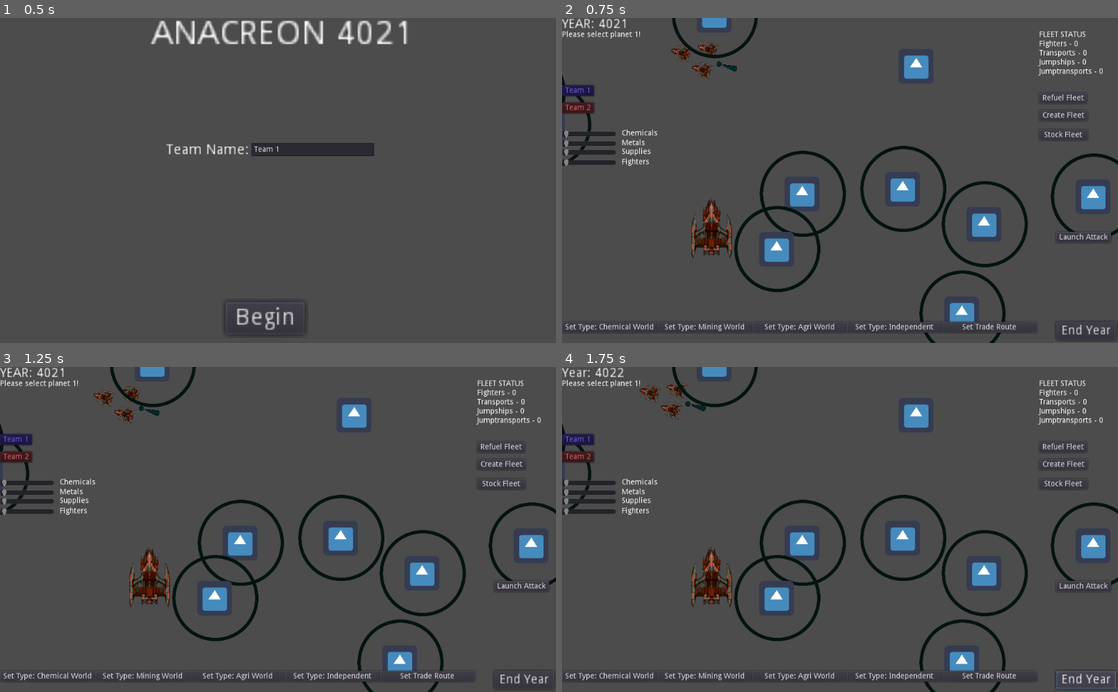
Above: before the commit, frames 1-4 (two rows, left to right).
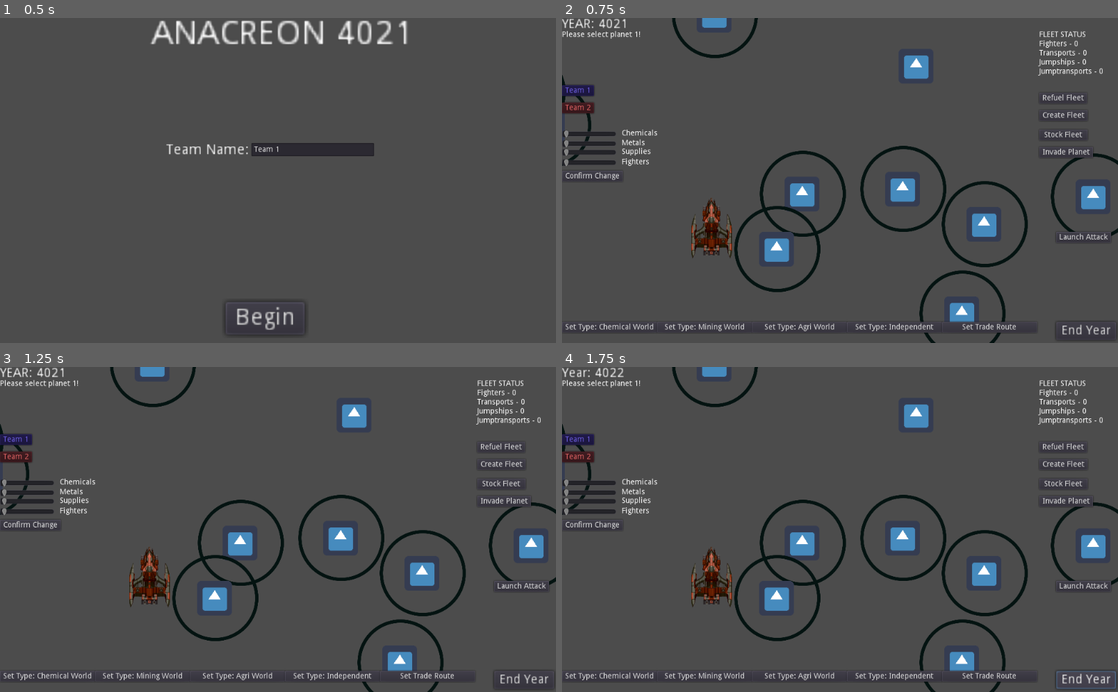
Above: after the commit, the same moments.

Repository: Nore5515/Anacreon4022
Game: Godot game, scene res://MainMenu.tscn
Same seed, same stepped clock (60 frames per second), same inputs: the game is played once before the commit and once after it. The engine's default icon, where the game draws it, is replaced by a stand-in: a white triangle on a blue panel in a dark square.
Inputs:
- Up to frame 1 (0.5 s): no input
- Up to frame 2 (0.75 s): click "Begin" at 0.5 s
- Up to frame 3 (1.25 s): no input
- Up to frame 4 (1.75 s): click "End Year" at 1.25 s

Frame 1 is identical in both runs. In frame 2, 0.5% of the frame differs, in the area x 0-96%, y 7-50%; in frame 3, 0.5%; in frame 4, 0.5%.

Commit message:
hostile fleets, conquests

Diff:
--- a/Adjustments.gd
+++ b/Adjustments.gd
@@ -3,6 +3,7 @@
 
 var currentPlanet
 export (bool) var displayOnly = false
+
 
 # Called when the node enters the scene tree for the first time.
 func _ready():
@@ -26,50 +27,61 @@
 
 func updateDetails():
 	if currentPlanet != null:
-		$ChemSlider/ChemLabel.text = "Chemicals: " + String(currentPlanet.chemPer)
-		$MetSlider/MetLabel.text = "Metals: " + String(currentPlanet.metPer)
-		$SupSlider/SupLabel.text = "Supplies: " + String(currentPlanet.supPer)
-		$FigSlider/FigLabel.text = "Fighters: " + String(currentPlanet.fightersPer)
-		$ChemSlider.value = currentPlanet.chemPer * 100
-		$MetSlider.value = currentPlanet.metPer * 100
-		$SupSlider.value = currentPlanet.supPer * 100
-		$FigSlider.value = currentPlanet.fightersPer * 100
+		$ChemSlider/ChemLabel.text = "Chemicals: " + String($ChemSlider.value/100)
+		$MetSlider/MetLabel.text = "Metals: " + String($MetSlider.value/100)
+		$SupSlider/SupLabel.text = "Supplies: " + String($SupSlider.value/100)
+		$FigSlider/FigLabel.text = "Fighters: " + String($FigSlider.value/100)
+		#$ChemSlider.value = currentPlanet.chemPer * 100
+		#$MetSlider.value = currentPlanet.metPer * 100
+		#$SupSlider.value = currentPlanet.supPer * 100
+		#$FigSlider.value = currentPlanet.fightersPer * 100
+
+func balanceValues():
+	pass
 
 func _on_ChemSlider_value_changed(value):
 	if currentPlanet != null && !displayOnly:
-		currentPlanet.chemPer = $ChemSlider.value/100
+		#currentPlanet.chemPer = $ChemSlider.value/100
 		var remainder = ($ChemSlider.value + $MetSlider.value + $SupSlider.value+$FigSlider.value)-100
 		$MetSlider.value -= remainder * 0.5
 		$SupSlider.value -= remainder * 0.5
 		if ($ChemSlider.value + $MetSlider.value + $SupSlider.value+$FigSlider.value) > 100:
 			$ChemSlider.value = 100 - ($MetSlider.value + $SupSlider.value + $FigSlider.value)
-		updatePlanet($ChemSlider.value/100, $MetSlider.value/100, $SupSlider.value/100, $FigSlider.value/100)
+		updateDetails()
+		#updatePlanet($ChemSlider.value/100, $MetSlider.value/100, $SupSlider.value/100, $FigSlider.value/100)
 
 func _on_MetSlider_value_changed(value):
 	if currentPlanet != null && !displayOnly:
-		currentPlanet.metPer = $MetSlider.value/100
+		#currentPlanet.metPer = $MetSlider.value/100
 		var remainder = ($ChemSlider.value + $MetSlider.value + $SupSlider.value +$FigSlider.value)-100
 		$ChemSlider.value -= remainder * 0.5
 		$SupSlider.value -= remainder * 0.5
 		if ($ChemSlider.value + $MetSlider.value + $SupSlider.value+$FigSlider.value) > 100:
 			$MetSlider.value = 100 - ($ChemSlider.value + $SupSlider.value + $FigSlider.value)
-		updatePlanet($ChemSlider.value/100, $MetSlider.value/100, $SupSlider.value/100, $FigSlider.value/100)
+		updateDetails()
+		#updatePlanet($ChemSlider.value/100, $MetSlider.value/100, $SupSlider.value/100, $FigSlider.value/100)
 
 func _on_SupSlider_value_changed(value):
 	if currentPlanet != null && !displayOnly:
-		currentPlanet.supPer = $SupSlider.value/100
+		#currentPlanet.supPer = $SupSlider.value/100
 		var remainder = ($ChemSlider.value + $MetSlider.value + $SupSlider.value+$FigSlider.value)-100
 		$ChemSlider.value -= remainder * 0.5
 		$MetSlider.value -= remainder * 0.5
 		if ($ChemSlider.value + $MetSlider.value + $SupSlider.value+$FigSlider.value) > 100:
 			$SupSlider.value = 100 - ($MetSlider.value + $ChemSlider.value + $FigSlider.value)
-		updatePlanet($ChemSlider.value/100, $MetSlider.value/100, $SupSlider.value/100, $FigSlider.value/100)
+		updateDetails()
+		#updatePlanet($ChemSlider.value/100, $MetSlider.value/100, $SupSlider.value/100, $FigSlider.value/100)
 
 func _on_FigSlider_value_changed(value):
 	if currentPlanet != null && !displayOnly:
-		currentPlanet.fightersPer = $FigSlider.value/100
+		#currentPlanet.fightersPer = $FigSlider.value/100
 		var remainder = ($ChemSlider.value + $MetSlider.value + $SupSlider.value+$FigSlider.value)-100
 		$ChemSlider.value -= remainder * 0.5
 		$MetSlider.value -= remainder * 0.5
 		$SupSlider.value -= remainder * 0.5
-		updatePlanet($ChemSlider.value/100, $MetSlider.value/100, $SupSlider.value/100, $FigSlider.value/100)
+		updateDetails()
+		#updatePlanet($ChemSlider.value/100, $MetSlider.value/100, $SupSlider.value/100, $FigSlider.value/100)
+
+
+func _on_ConfirmChange_pressed():
+	updatePlanet($ChemSlider.value/100, $MetSlider.value/100, $SupSlider.value/100, $FigSlider.value/100)
--- a/Fleet.gd
+++ b/Fleet.gd
@@ -10,12 +10,21 @@
 var fuel = 100.0
 var fighters = 0
 
+var team = ""
+var teamColor
+
+func assignTeam(teamName, color):
+	team = teamName
+	teamColor = color
+	modulate = teamColor
+
 func select():
 	selected = true
 	$icon.visible = true
 	updateStatus()
 	get_parent().get_node("CanvasLayer/RefuelFleet").visible = true
 	get_parent().get_node("CanvasLayer/StockFleet").visible = true
+	get_parent().get_node("CanvasLayer/InvadeFleet").visible = true
 
 func deselect():
 	selected = false
@@ -23,9 +32,10 @@
 	get_parent().get_node("CanvasLayer/FleetStatus").text = ""
 	get_parent().get_node("CanvasLayer/RefuelFleet").visible = false
 	get_parent().get_node("CanvasLayer/StockFleet").visible = false
+	get_parent().get_node("CanvasLayer/InvadeFleet").visible = false
 
 func updateStatus():
-	print (fighters)
+	#print (fighters)
 	var thing = "FLEET STATUS\n" \
 		+ "Fighters - " + String(fighters) + "\n"\
 		+ "Transports - 0\n"\
@@ -42,18 +52,41 @@
 	rotate(PI*0.5)
 	fuel -= 0.5 * delta
 
+	if team != get_node("/root/Global").playerTeam:
+		print ("AI ACTION!", position)
+		aiAct()
+
 	if selected:
 		updateStatus()
 
 		if (getNearestPlanet().get_global_rect().position - (self.position + Vector2(50, 25))).length() <= 80:
+			if ($inRange.visible == false):
+				get_parent().get_node("CanvasLayer/Hub").fleetPlanet = getNearestPlanet()
 			$inRange.visible = true
 			get_parent().get_node("CanvasLayer/RefuelFleet").disabled = false
 			get_parent().get_node("CanvasLayer/StockFleet").disabled = false
+			get_parent().get_node("CanvasLayer/InvadeFleet").disabled = false
 		else:
 			$inRange.visible = false
 			get_parent().get_node("CanvasLayer/RefuelFleet").disabled = true
 			get_parent().get_node("CanvasLayer/StockFleet").disabled = true
+			get_parent().get_node("CanvasLayer/InvadeFleet").disabled = true
 
+
+func aiAct():
+	if destIcon == null:
+		print ("Creating new dest!")
+		if getNearestUnalignedPlanet() == null:
+			pass
+		else:
+			var instance = Sprite.new()
+			instance.modulate = modulate
+			instance.texture = load("res://Imports/icon.png")
+			instance.scale = Vector2(0.023, 0.023)
+			get_parent().call_deferred("add_child", instance)
+			instance.position = getNearestUnalignedPlanet().rect_position
+			destIcon = instance
+			destination = instance.position
 
 func getNearestPlanet():
 	var nearest
@@ -67,10 +100,26 @@
 	return nearest
 
 
+func getNearestUnalignedPlanet():
+	var nearest
+	for planet in get_tree().get_nodes_in_group("planet"):
+		if planet.team == get_node("/root/Global").playerTeam || planet.team == get_node("/root/Global").aiTeam:
+			pass
+		else:
+			if nearest == null:
+				nearest = planet
+			else:
+				if (self.position-planet.get_global_rect().position).length() < (self.position - nearest.get_global_rect().position).length():
+					nearest = planet
+
+	return nearest
+
+
 func _input(event):
 	if event.is_action_pressed("mouseClick"):
 		if mouseOver:
-			select()
+			if team == get_node("/root/Global").playerTeam:
+				select()
 		else:
 			if selected:
 				if destIcon == null:
--- a/Fleet.tscn
+++ b/Fleet.tscn
@@ -4,7 +4,9 @@
 [ext_resource path="res://Imports/ship.png" type="Texture" id=2]
 [ext_resource path="res://Fleet.gd" type="Script" id=3]
 
-[node name="Fleet" type="Node2D"]
+[node name="Fleet" type="Node2D" groups=[
+"fleet",
+]]
 position = Vector2( 256.688, 75.7555 )
 script = ExtResource( 3 )
 
--- a/Global.gd
+++ b/Global.gd
@@ -1,6 +1,12 @@
 extends Node
 
 var playerTeam = ""
+var playerColor = Color.blue
+
+var aiTeam = "Team 2"
+var aiColor = Color.red
+
+#global = get_node("/root/Global")
 
 # Called when the node enters the scene tree for the first time.
 func _ready():
--- a/Hub.gd
+++ b/Hub.gd
@@ -10,6 +10,8 @@
 
 var trading = false
 var attacking = false
+
+var fleetPlanet
 
 func setPlanet(Button):
 
@@ -101,6 +103,7 @@
 	if selectedWorld != null && selectedWorld.fighters > 0:
 		var fleetType = load("res://Fleet.tscn")
 		var instance = fleetType.instance()
+		instance.assignTeam(get_node("/root/Global").playerTeam, get_node("/root/Global").playerColor)
 		get_parent().get_parent().call_deferred("add_child", instance)
 		instance.position.x = selectedWorld.rect_position.x
 		instance.position.y = selectedWorld.rect_position.y
@@ -117,3 +120,14 @@
 				child.fighters += selectedWorld.fighters
 				selectedWorld.fighters = 0
 				selectedWorld.updateDetails()
+
+
+func _on_InvadeFleet_pressed():
+	print ("Invade!")
+	for child in get_tree().get_nodes_in_group("fleet"):
+		print ("children?")
+		if child.selected:
+			print ("planet?")
+			if fleetPlanet != null:
+				print ("here we go!")
+				fleetPlanet.setTeam(get_node("/root/Global").playerTeam, get_node("/root/Global").playerColor)
--- a/Main.tscn
+++ b/Main.tscn
@@ -13,7 +13,6 @@
 [ext_resource path="res://TeamButton.gd" type="Script" id=11]
 [ext_resource path="res://Imports/ship.png" type="Texture" id=12]
 [ext_resource path="res://TradeArtManager.gd" type="Script" id=13]
-[ext_resource path="res://Fleet.gd" type="Script" id=14]
 [ext_resource path="res://Adjustments.gd" type="Script" id=15]
 
 [node name="Main" type="Node2D"]
@@ -351,6 +350,16 @@
 "_edit_use_anchors_": false
 }
 
+[node name="InvadeFleet" type="Button" parent="CanvasLayer"]
+margin_left = 878.877
+margin_top = 238.15
+margin_right = 967.877
+margin_bottom = 258.15
+text = "Invade Planet"
+__meta__ = {
+"_edit_use_anchors_": false
+}
+
 [node name="LaunchAttack" type="Button" parent="CanvasLayer"]
 margin_left = 910.236
 margin_top = 395.201
@@ -393,7 +402,6 @@
 __meta__ = {
 "_edit_use_anchors_": false
 }
-displayOnly = true
 
 [node name="ChemSlider" type="HSlider" parent="CanvasLayer/Adjustments"]
 margin_right = 100.0
@@ -459,6 +467,15 @@
 "_edit_use_anchors_": false
 }
 
+[node name="ConfirmChange" type="Button" parent="CanvasLayer/Adjustments"]
+margin_top = 75.8176
+margin_right = 12.0
+margin_bottom = 95.8176
+text = "Confirm Change"
+__meta__ = {
+"_edit_use_anchors_": false
+}
+
 [node name="Timer" type="Timer" parent="."]
 wait_time = 15000.0
 autostart = true
@@ -478,45 +495,6 @@
 position = Vector2( 274.205, 387.79 )
 scale = Vector2( 0.434346, 0.434346 )
 texture = ExtResource( 12 )
-
-[node name="Fleet" type="Node2D" parent="." groups=[
-"fleet",
-]]
-position = Vector2( 256.688, 75.7555 )
-script = ExtResource( 14 )
-
-[node name="ship" type="Sprite" parent="Fleet"]
-position = Vector2( 0, -29.9287 )
-scale = Vector2( 0.152303, 0.152303 )
-texture = ExtResource( 12 )
-
-[node name="ship2" type="Sprite" parent="Fleet"]
-position = Vector2( -18.972, 15.7605 )
-scale = Vector2( 0.152303, 0.152303 )
-texture = ExtResource( 12 )
-
-[node name="ship3" type="Sprite" parent="Fleet"]
-position = Vector2( 20.2925, 15.3204 )
-scale = Vector2( 0.152303, 0.152303 )
-texture = ExtResource( 12 )
-
-[node name="Area2D" type="Area2D" parent="Fleet"]
-
-[node name="CollisionPolygon2D" type="CollisionPolygon2D" parent="Fleet/Area2D"]
-polygon = PoolVector2Array( -39.6828, 26.2526, -9.49446, -50.0127, 11.5579, -50.4099, 36.1853, 11.9529, 38.5685, 36.183, -34.1218, 36.5802 )
-
-[node name="icon" type="Sprite" parent="Fleet"]
-visible = false
-position = Vector2( 0, -75.7554 )
-scale = Vector2( 0.0228264, 0.0228264 )
-texture = ExtResource( 10 )
-
-[node name="inRange" type="Sprite" parent="Fleet"]
-modulate = Color( 0, 0.486275, 1, 1 )
-position = Vector2( 0, 58.4714 )
-rotation = -3.14159
-scale = Vector2( 0.0228264, 0.0228264 )
-texture = ExtResource( 10 )
 [connection signal="pressed" from="Planet2" to="Planet2" method="_on_Planet_pressed"]
 [connection signal="pressed" from="CanvasLayer/EndYear" to="CanvasLayer/EndYear" method="_on_EndYear_pressed"]
 [connection signal="pressed" from="CanvasLayer/SetChem" to="CanvasLayer/Hub" method="_on_SetChem_pressed"]
@@ -533,11 +511,11 @@
 [connection signal="pressed" from="CanvasLayer/RefuelFleet" to="CanvasLayer/Hub" method="_on_RefuelFleet_pressed"]
 [connection signal="pressed" from="CanvasLayer/CreateFleet" to="CanvasLayer/Hub" method="_on_CreateFleet_pressed"]
 [connection signal="pressed" from="CanvasLayer/StockFleet" to="CanvasLayer/Hub" method="_on_StockFleet_pressed"]
+[connection signal="pressed" from="CanvasLayer/InvadeFleet" to="CanvasLayer/Hub" method="_on_InvadeFleet_pressed"]
 [connection signal="pressed" from="CanvasLayer/LaunchAttack" to="CanvasLayer/Hub" method="_on_LaunchAttack_pressed"]
 [connection signal="value_changed" from="CanvasLayer/Adjustments/ChemSlider" to="CanvasLayer/Adjustments" method="_on_ChemSlider_value_changed"]
 [connection signal="value_changed" from="CanvasLayer/Adjustments/MetSlider" to="CanvasLayer/Adjustments" method="_on_MetSlider_value_changed"]
 [connection signal="value_changed" from="CanvasLayer/Adjustments/SupSlider" to="CanvasLayer/Adjustments" method="_on_SupSlider_value_changed"]
 [connection signal="value_changed" from="CanvasLayer/Adjustments/FigSlider" to="CanvasLayer/Adjustments" method="_on_FigSlider_value_changed"]
+[connection signal="pressed" from="CanvasLayer/Adjustments/ConfirmChange" to="CanvasLayer/Adjustments" method="_on_ConfirmChange_pressed"]
 [connection signal="timeout" from="Timer" to="." method="_on_Timer_timeout"]
-[connection signal="mouse_entered" from="Fleet/Area2D" to="Fleet" method="_on_Area2D_mouse_entered"]
-[connection signal="mouse_exited" from="Fleet/Area2D" to="Fleet" method="_on_Area2D_mouse_exited"]
--- a/Planet.gd
+++ b/Planet.gd
@@ -286,6 +286,7 @@
 		aiMemory.fleetDelay = 100
 		var fleetType = load("res://Fleet.tscn")
 		var instance = fleetType.instance()
+		instance.assignTeam(get_node("/root/Global").aiTeam, get_node("/root/Global").aiColor)
 		get_parent().call_deferred("add_child", instance)
 		instance.position.x = rect_position.x
 		instance.position.y = rect_position.y
@@ -371,7 +372,7 @@
 	if (supPer+metPer+chemPer+fightersPer) != 1:
 		print ("ERR PER TOTAL WRONG", (supPer+metPer+chemPer+fightersPer))
 
-	get_parent().get_node("CanvasLayer/Adjustments").updateDetails()
+	#get_parent().get_node("CanvasLayer/Adjustments").updateDetails()
 
 func getNearestUnalignedPlanet():
 	var nearest
@@ -396,8 +397,8 @@
 	string += "\nDESG: " + worldDesg
 	string += "\nTech: " + worldTech
 	string += "\nEfficency: " + String(efficency)
-	string += "\nIndustry: " + String(industry) + " (" + String(idealIndustry) + ")"
-	string += "\nPopulation: " + String(population) + " Billions"
+	string += "\nIndustry: " + String(stepify(industry,0.1)) + " (" + String((stepify(idealIndustry,0.1))) + ")"
+	string += "\nPopulation: " + String(stepify(population,0.1)) + " Billions"
 	string += "\nStatus: " + status
 	string += "\n\n" + chemDanger + "Chemicals: " + String(chemicals) + " [" + String(chemicalGrowth-chemDraw) + "] (+" + String(chemicalGrowth) + ")  (-" + String (chemDraw) + ")"
 	string += "\n" + metDanger + "Metals: " + String(metals) + " [" + String(metalsGrowth-metDraw) + "] (+" + String(metalsGrowth) + ")  (-" + String (metDraw) + ")"
--- a/TeamButton.gd
+++ b/TeamButton.gd
@@ -7,6 +7,7 @@
 
 func _ready():
 	self.connect("pressed", self, "buttonPressed")
+	#get_node("/root/Global").playerColor = teamColor
 
 func buttonPressed():
 	get_parent().get_node("Hub").assignTeam(teamName, teamColor)
Not shown: 1 places in Main.tscn that only renumber resources
